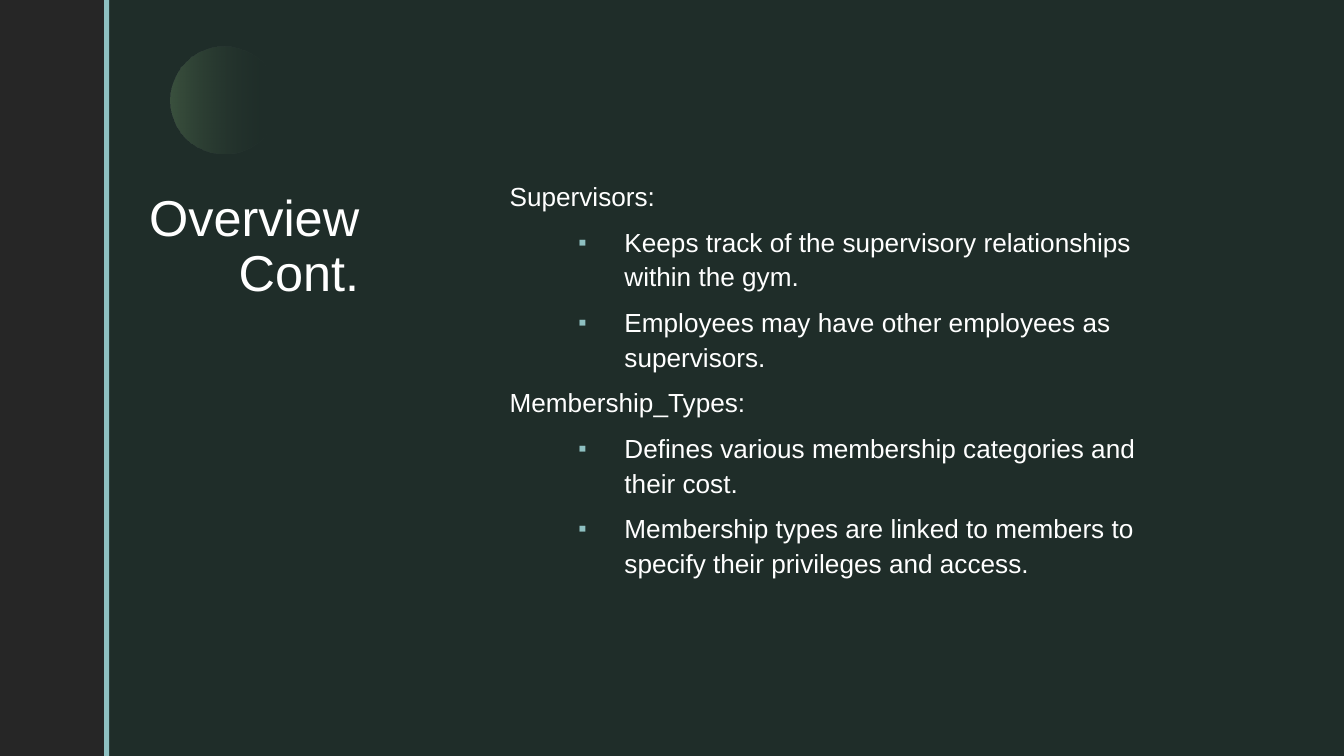
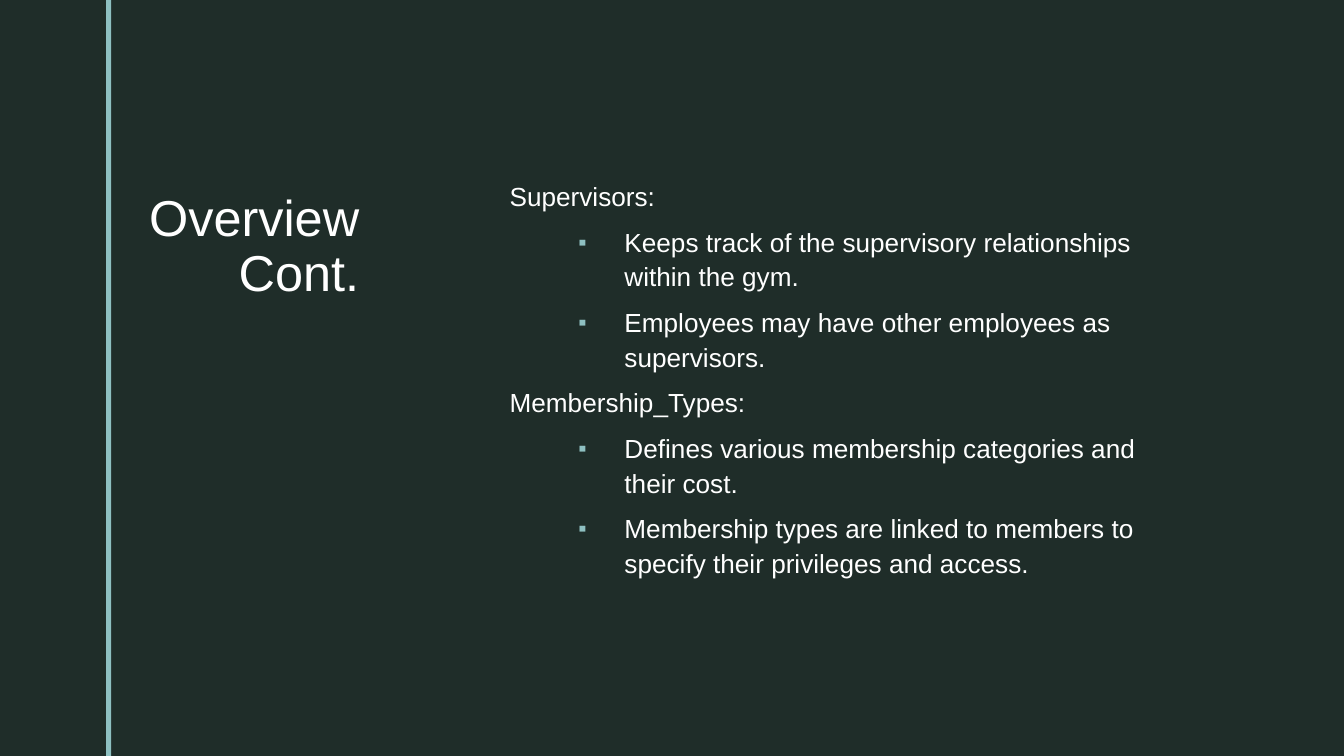
Before and after one commit to Trivon-Paul/Gym, a slide deck: slide 4 of CS460 Project 1.pptx. Drawn at 1344x756 pixels with LibreOffice and Linux fonts; fonts in the diff are those of the drawing; grey boxes stand for pictures; background and template pictures are left out. Boxes give left, top, right and bottom in pixels: in the first picture for what was removed or moved away, otherwise in the second. Text is boxed around its words. In the diff, an @@ line names an element or a change of style, - is before the commit and + after.

```diff
--- a/CS460 Project 1.pptx
+++ b/CS460 Project 1.pptx
@@ rectangle removed at bbox=[0, 0, 1344, 755] @@
@@ rectangle removed at bbox=[0, 0, 106, 755] @@
@@ rectangle removed at bbox=[105, 0, 110, 755] @@
@@ rectangle removed at bbox=[106, 0, 112, 755] @@
@@ rectangle added at bbox=[106, 0, 112, 755], fill #8EC0C1 @@
@@ rectangle removed at bbox=[110, 0, 1254, 755] @@
@@ ellipse removed at bbox=[171, 47, 277, 153] @@
```
Also in this commit, not shown: 9 other slides changed, 10 slides added, 6 slides removed.
